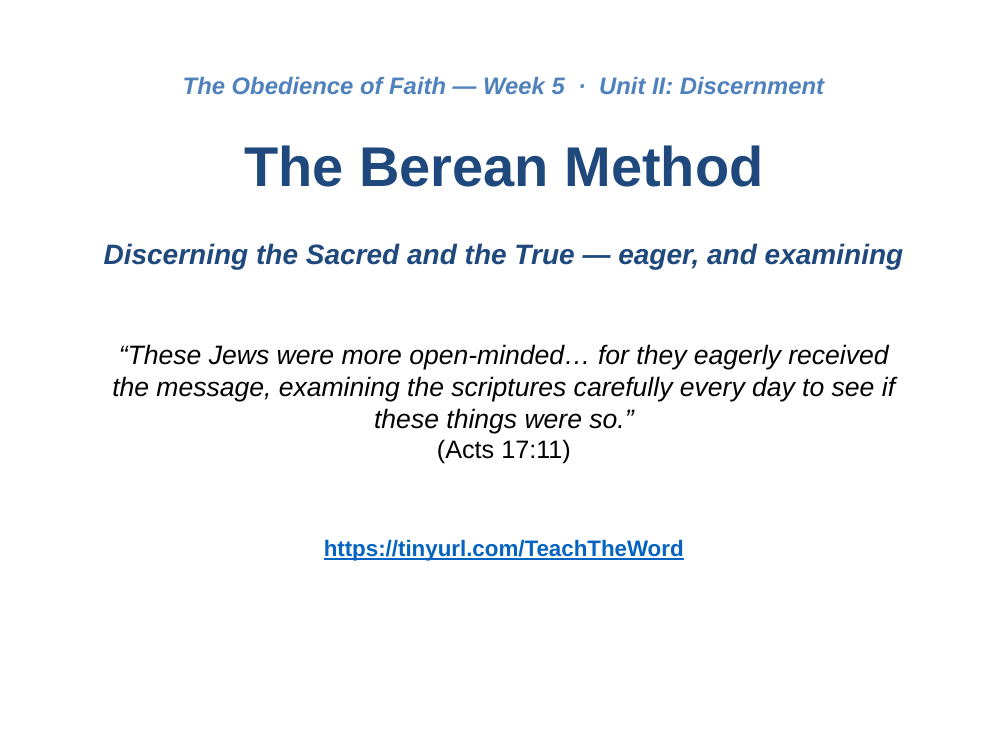
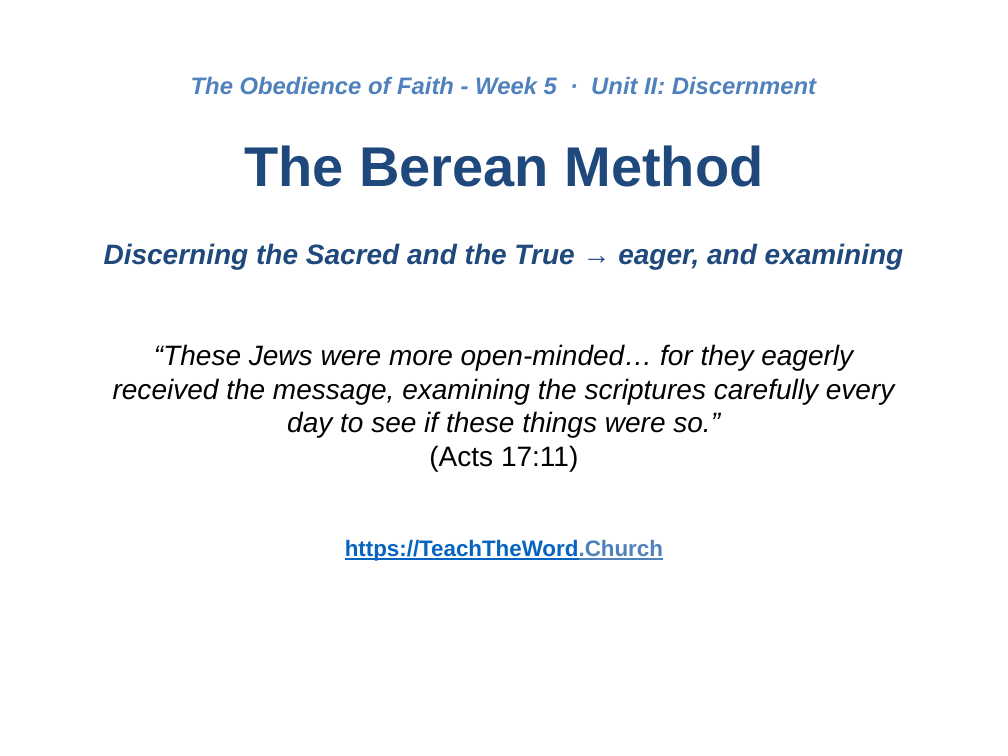
Before and after one commit to UsefulEngines/EvangelismPublic, a slide deck: slide 1 of 2026-Q4/05-TheBereanMethod/Week05-TheBereanMethod.pptx. Drawn at 1008x756 pixels with LibreOffice and Linux fonts; fonts in the diff are those of the drawing. Boxes give left, top, right and bottom in pixels: in the first picture for what was removed or moved away, otherwise in the second. Text is boxed around its words. In the diff, an @@ line names an element or a change of style, - is before the commit and + after.

```diff
--- a/2026-Q4/05-TheBereanMethod/Week05-TheBereanMethod.pptx
+++ b/2026-Q4/05-TheBereanMethod/Week05-TheBereanMethod.pptx
@@ text at (191,76,816,94): text changed @@
-The Obedience of Faith — Week 5 · Unit II: Discernment
+The Obedience of Faith - Week 5 · Unit II: Discernment
@@ text at (104,243,904,270): text changed @@
-Discerning the Sacred and the True — eager, and examining
+Discerning the Sacred and the True → eager, and examining
@@ text "“These Jews were more open-minded… ..." at (113,344,895,471): size 19 to 20 pt; size 18 to 20 pt in "(Acts 17:11)" @@
@@ text at (345,539,663,561): text changed @@
-https://tinyurl.com/TeachTheWord
+https://TeachTheWord.Church
```
Also in this commit, not shown: 6 other slides changed.
